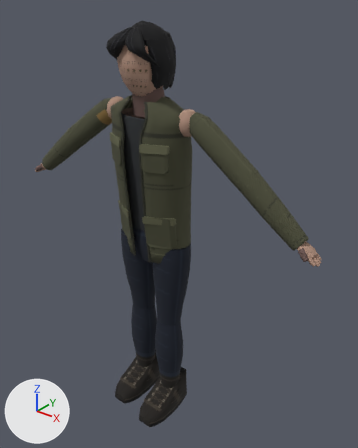
Renders of the FBX model Assets/Player3D/V2/Models/PlayerCharacter3DV2.fbx from each side of a commit.
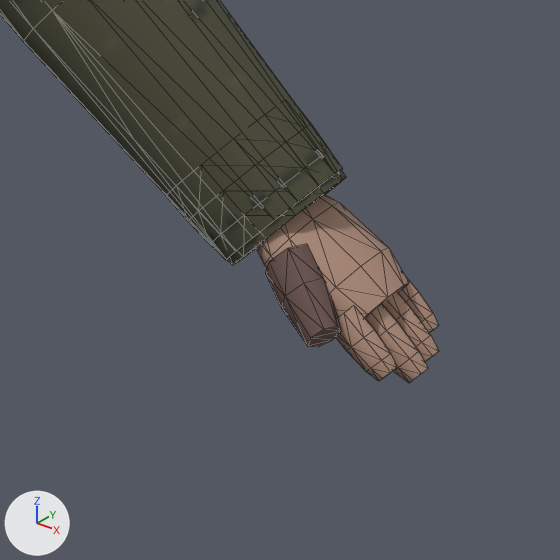
The first picture shows the older version from a 50 mm camera at (1.288, -1.439, 1.871) aimed at (0.086, 0.063, 0.94). The close-ups show the older and then the newer version on the part from 73% to 94% of the width and 48% to 65% of the height of that picture. Only the edits that show in the close-ups are written down. Lighting does not change. The marker at lower left points along +X, +Y and +Z. The close-ups show mesh edges as thin lines.

In view in the first close-up: 'CLO_JacketCuff.L', 'CLO_JacketForearm.L', 'GEO_Finger0.L', 'GEO_Finger1.L', 'GEO_Finger2.L', 'GEO_Finger3.L', 'GEO_Hand.L', 'GEO_Thumb.L'.
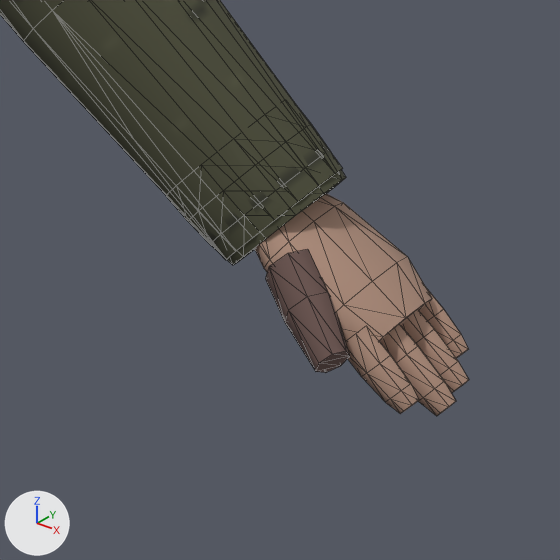
Changed parts and their boxes (x1, y1, x2, y2) in the close-ups (560 x 560 px):
'GEO_Hand.L', reshaped (15% wider, 20% taller)
    before: (255, 195, 409, 318)
    after: (254, 194, 432, 342)
'GEO_Thumb.L', reshaped (12% wider, 20% taller)
    before: (265, 244, 341, 347)
    after: (265, 249, 350, 373)
'GEO_Finger0.L', reshaped (19% wider, 17% taller)
    before: (336, 307, 397, 381)
    after: (346, 327, 419, 414)
'GEO_Finger1.L', reshaped (21% wider, 15% taller)
    before: (366, 304, 428, 383)
    after: (381, 325, 456, 416)
'GEO_Finger2.L', reshaped (21% wider, 20% taller)
    before: (383, 293, 439, 362)
    after: (401, 310, 469, 393)
'GEO_Finger3.L', reshaped (20% wider, 25% taller)
    before: (399, 277, 439, 333)
    after: (420, 288, 468, 358)

Diff of the bpy script that builds the scene:
```diff
--- a/Assets/Player3D/V2/Models/PlayerCharacter3DV2.fbx.py
+++ b/Assets/Player3D/V2/Models/PlayerCharacter3DV2.fbx.py
@@ me_geo_finger3_l_mesh_001 @@
-me_geo_finger3_l_mesh_001.from_pydata(...)  # 28 vertices, 52 faces; spans x 0.0411..0.0721, y 0.0148..0.028, z -0.0499..-0.0215
+me_geo_finger3_l_mesh_001.from_pydata(...)  # 28 vertices, 52 faces; spans x 0.0501..0.086, y 0.019..0.0324, z -0.0592..-0.0268
+# me_geo_finger3_l_mesh_001 part 3: 28 of 28 vertices moved; they spanned x 0.0411..0.0721, y 0.0148..0.028, z -0.0499..-0.0215 and now span x 0.0501..0.086, y 0.019..0.0324, z -0.0592..-0.0268; mean shift (0.0117, 0.0042, -0.0076)
 me_geo_finger3_l_mesh_001.materials.append(mat_mat_skin)
@@ me_geo_finger1_l_mesh_001 @@
-me_geo_finger1_l_mesh_001.from_pydata(...)  # 28 vertices, 52 faces; spans x 0.0394..0.0817, y -0.0176..-0.0018, z -0.0563..-0.0194
+me_geo_finger1_l_mesh_001.from_pydata(...)  # 28 vertices, 52 faces; spans x 0.0482..0.0974, y -0.0198..-0.0035, z -0.0667..-0.0246
+# me_geo_finger1_l_mesh_001 part 4: 28 of 28 vertices moved; they spanned x 0.0394..0.0817, y -0.0176..-0.0018, z -0.0563..-0.0194 and now span x 0.0482..0.0974, y -0.0198..-0.0035, z -0.0667..-0.0246; mean shift (0.0126, -0.002, -0.0081)
 me_geo_finger1_l_mesh_001.materials.append(mat_mat_skin)
@@ me_geo_finger2_l_mesh_001 @@
-me_geo_finger2_l_mesh_001.from_pydata(...)  # 28 vertices, 52 faces; spans x 0.0402..0.0796, y -0.0012..0.0138, z -0.0548..-0.0202
+me_geo_finger2_l_mesh_001.from_pydata(...)  # 28 vertices, 52 faces; spans x 0.0491..0.0949, y -0.0001..0.0153, z -0.065..-0.0255
+# me_geo_finger2_l_mesh_001 part 6: 28 of 28 vertices moved; they spanned x 0.0402..0.0796, y -0.0012..0.0138, z -0.0548..-0.0202 and now span x 0.0491..0.0949, y -0.0001..0.0153, z -0.065..-0.0255; mean shift (0.0124, 0.0012, -0.008)
 me_geo_finger2_l_mesh_001.materials.append(mat_mat_skin)
@@ me_geo_thumb_l_detailedmesh_001 @@
-me_geo_thumb_l_detailedmesh_001.from_pydata(...)  # 21 vertices, 38 faces; spans x 0.0062..0.0499, y -0.0494..-0.014, z -0.0368..0.0018
+me_geo_thumb_l_detailedmesh_001.from_pydata(...)  # 21 vertices, 38 faces; spans x 0.0077..0.059, y -0.0581..-0.0167, z -0.0429..0.0009
+# me_geo_thumb_l_detailedmesh_001 part 1: the whole mesh is rebuilt
 me_geo_thumb_l_detailedmesh_001.materials.append(mat_mat_skinshadow)
@@ me_geo_hand_l_detailedmesh_001 @@
-me_geo_hand_l_detailedmesh_001.from_pydata(...)  # 40 vertices, 76 faces; spans x -0.0164..0.059, y -0.0337..0.0302, z -0.0433..0.0161
+me_geo_hand_l_detailedmesh_001.from_pydata(...)  # 40 vertices, 76 faces; spans x -0.0164..0.0695, y -0.0404..0.0363, z -0.0498..0.0161
+# me_geo_hand_l_detailedmesh_001 part 2
+# 9 vertices are removed from x 0.0189..0.059, y -0.0275..0.0177, z -0.0389..0.0075
+# 44 faces are deleted
+# 21 vertices move from x 0.0016..0.0552, y -0.0337..0.0302, z -0.0433..0.0079 to x 0.0023..0.0627, y -0.0404..0.0363, z -0.0494..0.0072
+# 9 vertices are added at x 0.0192..0.0695, y -0.0272..0.0213, z -0.0498..0.0076
+# 44 new faces join them
 me_geo_hand_l_detailedmesh_001.materials.append(mat_mat_skin)
@@ me_geo_finger0_l_mesh_001 @@
-me_geo_finger0_l_mesh_001.from_pydata(...)  # 28 vertices, 52 faces; spans x 0.0389..0.0734, y -0.033..-0.0182, z -0.051..-0.0196
+me_geo_finger0_l_mesh_001.from_pydata(...)  # 28 vertices, 52 faces; spans x 0.0476..0.0874, y -0.0383..-0.0231, z -0.0604..-0.0248
+# me_geo_finger0_l_mesh_001 part 5: 28 of 28 vertices moved; they spanned x 0.0389..0.0734, y -0.033..-0.0182, z -0.051..-0.0196 and now span x 0.0476..0.0874, y -0.0383..-0.0231, z -0.0604..-0.0248; mean shift (0.0116, -0.0052, -0.0075)
 me_geo_finger0_l_mesh_001.materials.append(mat_mat_skin)
```
